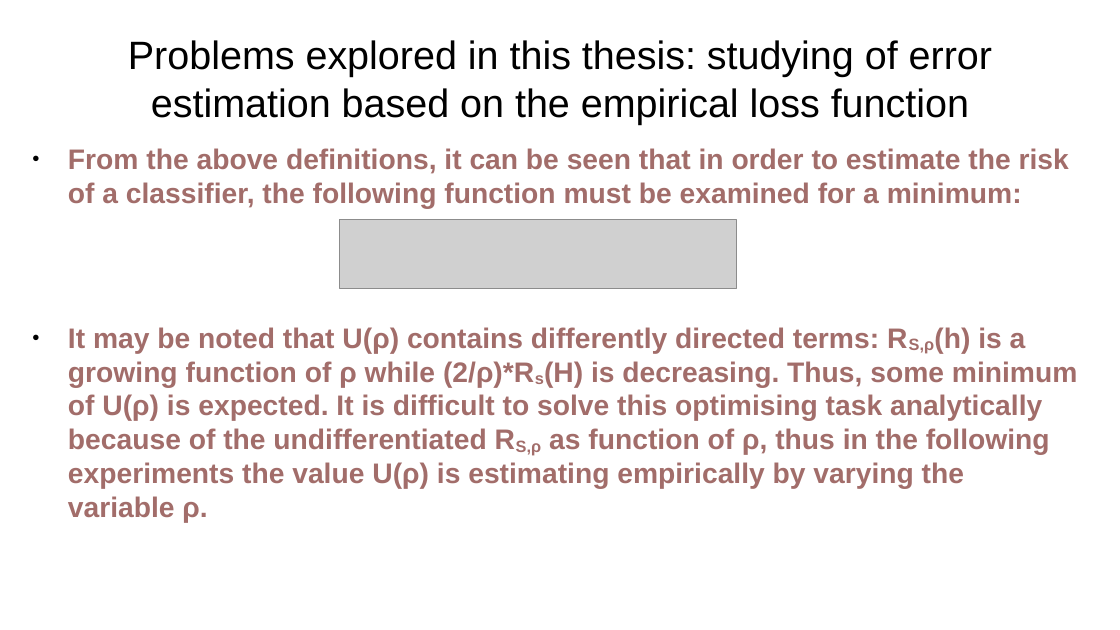
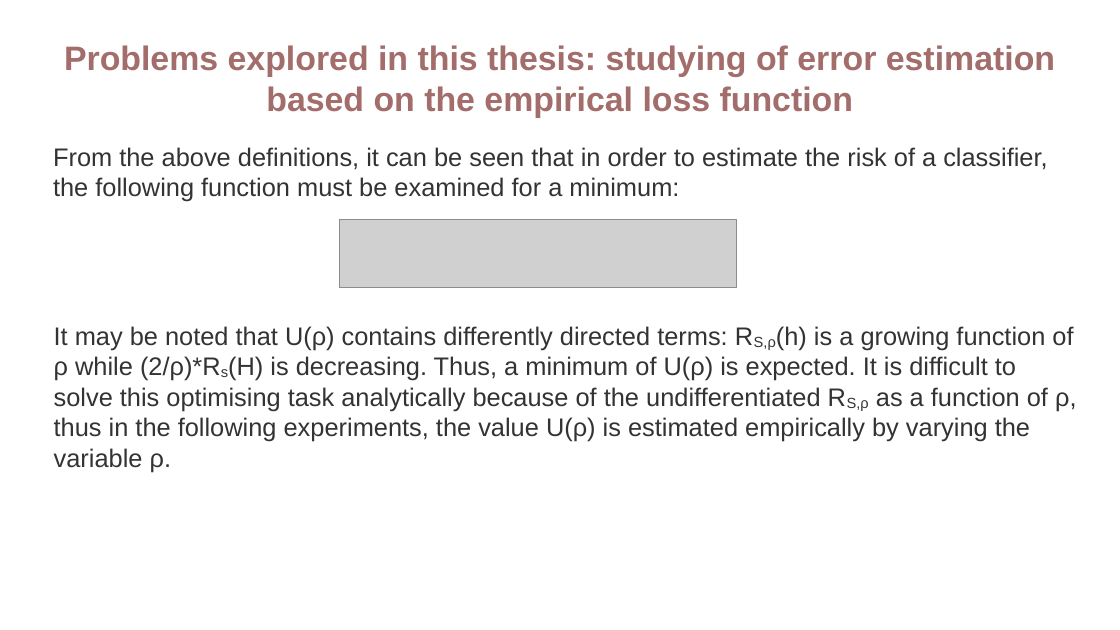
Before and after one commit to vkmbox/Ml-hse-final, a slide deck: slide 4 of output/presentation.pptx. Drawn at 1120x630 pixels with LibreOffice and Linux fonts; fonts in the diff are those of the drawing; grey boxes stand for pictures. Boxes give left, top, right and bottom in pixels: in the first picture for what was removed or moved away, otherwise in the second. Text is boxed around its words. In the diff, an @@ line names an element or a change of style, - is before the commit and + after.

```diff
--- a/output/presentation.pptx
+++ b/output/presentation.pptx
@@ text "Problems explored in this thesis: ..." at (64,45,1055,118): size 28 to 24 pt, text colour #000000 to #A26D6A, bold on @@
@@ text "From the above definitions, it ...": place and size @@
-text "From the above definitions, it ..." at (68,148,1069,209)
+text "From the above definitions, it ..." at (53,147,1047,202)
@@ text "From the above definitions, it ..." at (53,147,1047,202): size 20 to 18 pt, text colour #A26D6A to #333333, bold off; bullet ● to none @@
@@ text at (54,326,1076,472): text changed; size 20 to 18 pt; text colour #A26D6A to #333333; bold off @@
-● It may be noted that U(ρ) contains differently directed terms: RS,ρ(h) is a growing function of ρ while (2/ρ)*Rs(H) is decreasing. Thus, some minimum of U(ρ) is expected. It is difficult to solve this optimising task analytically because of the undifferentiated RS,ρ as function of ρ, thus in the following experiments the value U(ρ) is estimating empirically by varying the variable ρ.
+It may be noted that U(ρ) contains differently directed terms: RS,ρ(h) is a growing function of ρ while (2/ρ)*Rs(H) is decreasing. Thus, a minimum of U(ρ) is expected. It is difficult to solve this optimising task analytically because of the undifferentiated RS,ρ as a function of ρ, thus in the following experiments, the value U(ρ) is estimated empirically by varying the variable ρ.
```
Also in this commit, not shown: 13 other slides changed, 1 slide added.
